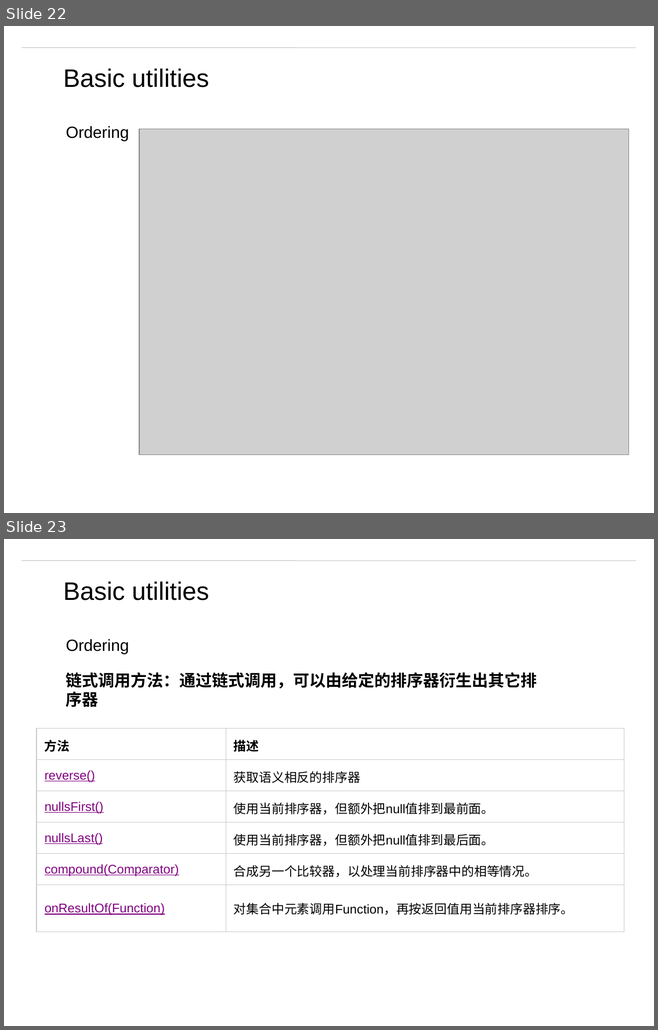
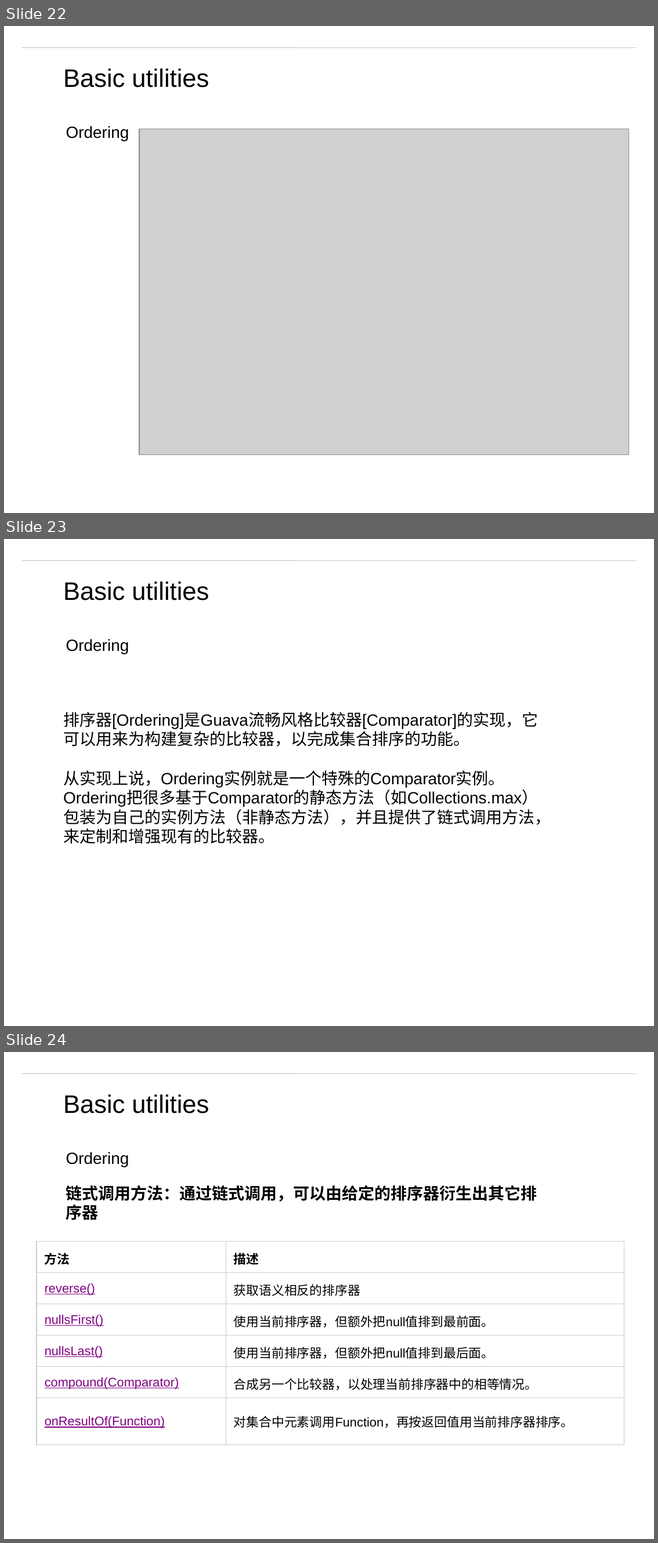
Before and after one commit to matt19870107/Guava, a slide deck: Guava.pptx. Shown one above the other, each under a label of ours: slides 22 and 23 before the commit, slides 22, 23 and 24 after it. The pictures are 658x1030 and 658x1543 pixels, drawn with LibreOffice and Linux fonts; fonts in the diff are those of the drawing; grey boxes stand for pictures; background and template pictures are left out. Boxes give left, top, right and bottom in pixels: in the first picture for what was removed or moved away, otherwise in the second. Text is boxed around its words. In the diff, an @@ line names an element or a change of style, - is before the commit and + after.

```diff
--- a/Guava.pptx
+++ b/Guava.pptx
@@ slide 23 added at (4, 539, 654, 1026), background #FFFFFF; not listed: 1 template element that a slide beside it also shows @@
@@ text added at (63, 581, 209, 600), 28 pt, text #000000 @@
+Basic utilities
@@ text added at (66, 639, 129, 654), 18 pt, text #000000 @@
+Ordering
@@ text added at (63, 712, 550, 844), 18 pt, text #000000 @@
+排序器[Ordering]是Guava流畅风格比较器[Comparator]的实现，它可以用来为构建复杂的比较器，以完成集合排序的功能。
+从实现上说，Ordering实例就是一个特殊的Comparator实例。Ordering把很多基于Comparator的静态方法（如Collections.max）包装为自己的实例方法（非静态方法），并且提供了链式调用方法，来定制和增强现有的比较器。
@@ what was slide 23 is now slide 24 @@
```
Also in this commit, not shown: 1 slide changed, 8 other slides added, 11 other files.
